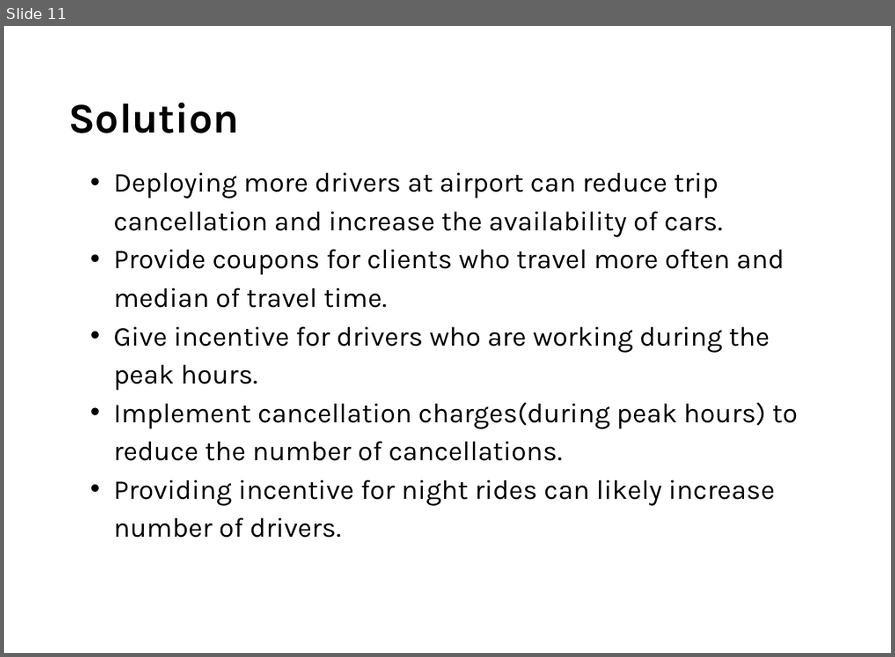
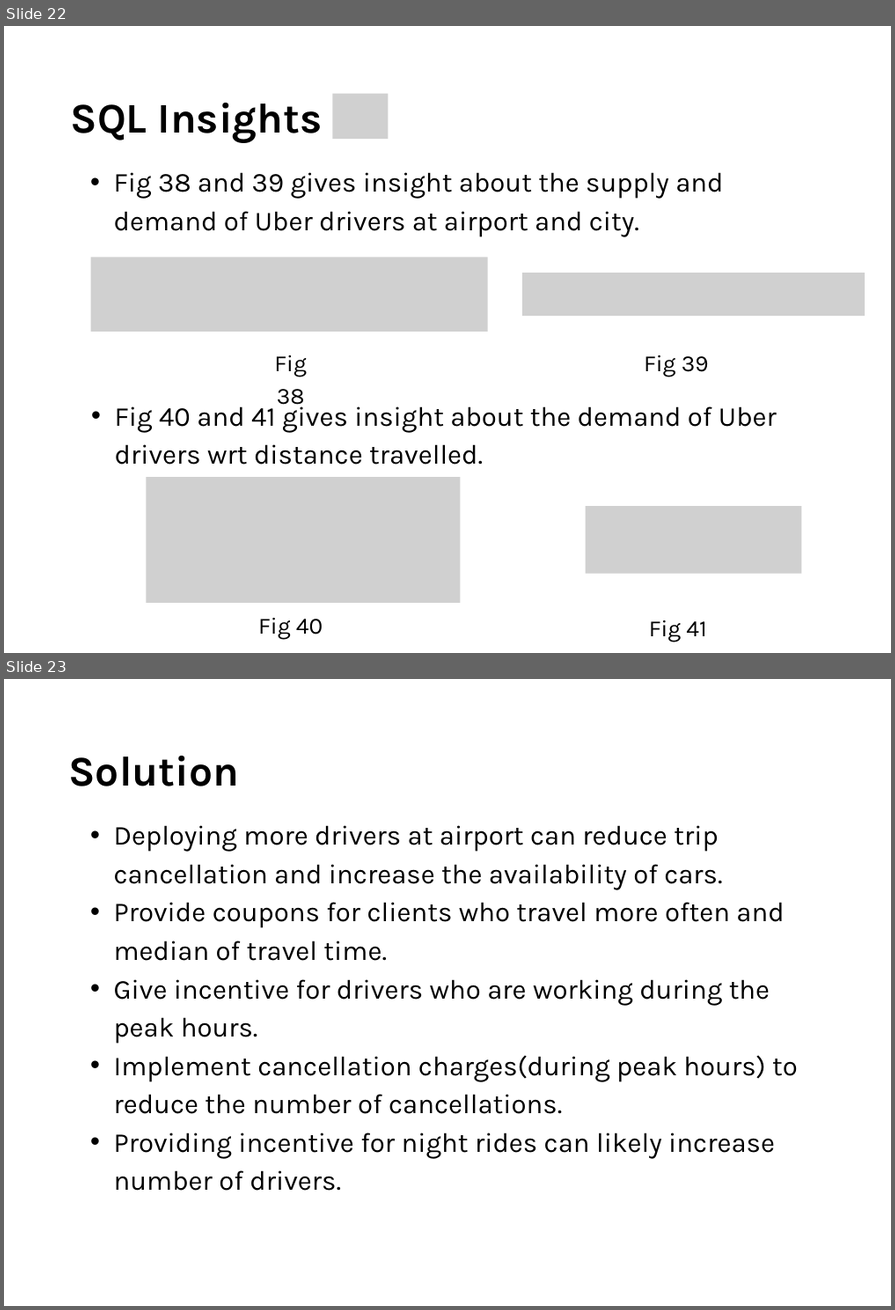
Before and after one commit to karthikdoguparthi/Uber-Supply-Demand-Gaps, a slide deck: UBER SUPPLY DEMAND GAPS/Report/UBER Supply Demand Gap.pptx. Shown one above the other, each under a label of ours: slide 11 before the commit, slides 22 and 23 after it. The pictures are 895x657 and 895x1310 pixels, drawn with LibreOffice and Linux fonts; fonts in the diff are those of the drawing; grey boxes stand for pictures. Boxes give left, top, right and bottom in pixels: in the first picture for what was removed or moved away, otherwise in the second. Text is boxed around its words. In the diff, an @@ line names an element or a change of style, - is before the commit and + after.

```diff
--- a/UBER SUPPLY DEMAND GAPS/Report/UBER Supply Demand Gap.pptx
+++ b/UBER SUPPLY DEMAND GAPS/Report/UBER Supply Demand Gap.pptx
@@ slide 22 added at (x1=4, y1=26, x2=891, y2=653), background #FFFFFF @@
@@ text added at (x1=71, y1=103, x2=323, y2=142), 40 pt, text #000000, bold @@
+SQL Insights
@@ picture added at (x1=332, y1=94, x2=388, y2=139) @@
@@ text added at (x1=114, y1=172, x2=723, y2=237), 26 pt, text #000000 @@
+  • Fig 38 and 39 gives insight about the supply and demand of Uber drivers at airport and city.
@@ picture added at (x1=90, y1=257, x2=487, y2=331) @@
@@ picture added at (x1=522, y1=272, x2=866, y2=316) @@
@@ text added at (x1=274, y1=355, x2=306, y2=409), 22 pt, text #000000 @@
+Fig 38
@@ text added at (x1=644, y1=355, x2=709, y2=376), 22 pt, text #000000 @@
+Fig 39
@@ text added at (x1=115, y1=401, x2=777, y2=464), 26 pt, text #000000 @@
+  • Fig 40 and 41 gives insight about the demand of Uber drivers wrt distance travelled.
@@ picture added at (x1=146, y1=477, x2=460, y2=602) @@
@@ picture added at (x1=586, y1=506, x2=801, y2=574) @@
@@ text added at (x1=258, y1=617, x2=323, y2=638), 22 pt, text #000000 @@
+Fig 40
@@ text added at (x1=649, y1=620, x2=706, y2=642), 22 pt, text #000000 @@
+Fig 41
@@ what was slide 11 is now slide 23 @@
```
Also in this commit, not shown: 5 slides changed, 12 other slides added, 1 slide removed, 1 other file.
